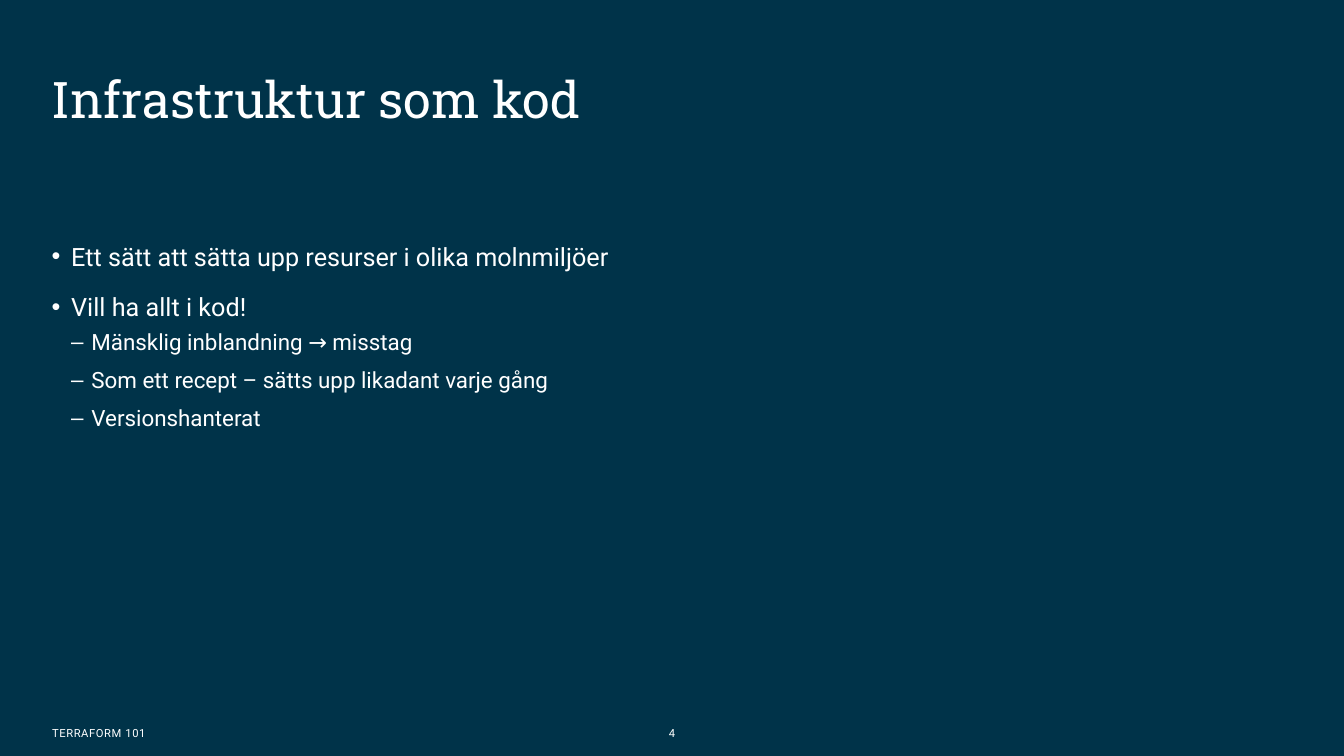
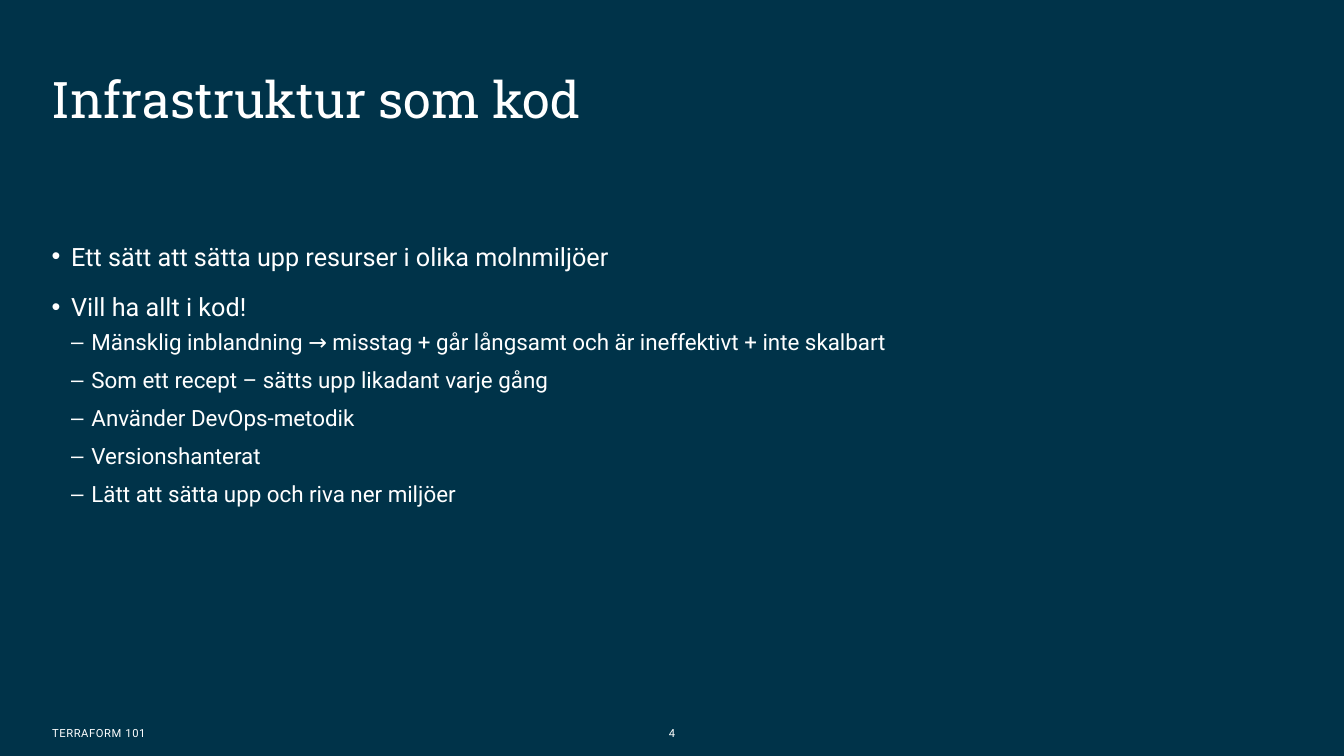
Before and after one commit to Omegapoint/terraform-101, a slide deck: slide 4 of Terraform101.pptx. Drawn at 1344x756 pixels with LibreOffice and Linux fonts; fonts in the diff are those of the drawing; background and template pictures are left out. Boxes give left, top, right and bottom in pixels: in the first picture for what was removed or moved away, otherwise in the second. Text is boxed around its words. In the diff, an @@ line names an element or a change of style, - is before the commit and + after.

```diff
--- a/Terraform101.pptx
+++ b/Terraform101.pptx
@@ text at bbox=[91, 332, 885, 355]: text changed @@
-  ‒ Mänsklig inblandning → misstag
+  ‒ Mänsklig inblandning → misstag + går långsamt och är ineffektivt + inte skalbart
@@ text at bbox=[91, 409, 354, 431]: paragraph added @@
+  ‒ Använder DevOps-metodik
@@ text at bbox=[91, 485, 456, 507]: paragraph added @@
+  ‒ Lätt att sätta upp och riva ner miljöer
```
Also in this commit, not shown: 3 other slides changed, 1 other file.
